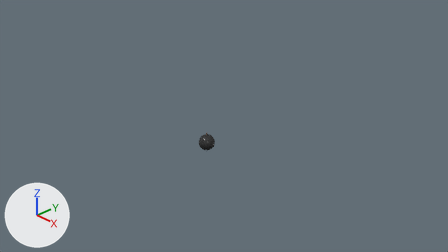
An edit to the Blender file src/bomberman/map/bomb.blend, drawn before and after from the same camera.
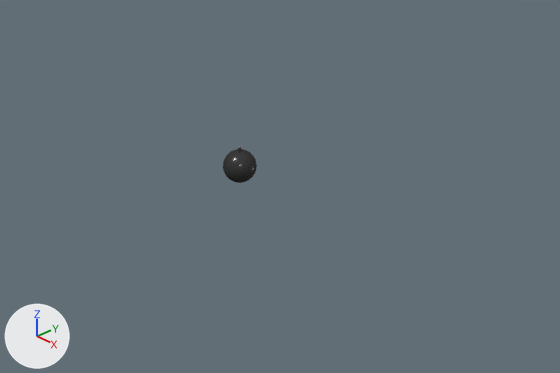
Old and new are each drawn from the file's camera 'Camera' and again close up on the part from 21% to 80% of the width and 25% to 96% of the height. Lighting does not change. The marker at lower left points along +X, +Y and +Z.

The older version as bpy lines, for what is in view:
```python
me_circle = bpy.data.meshes.new('Circle')
me_circle.from_pydata(...)  # 1650 vertices, 1550 faces; spans x -1.5..1.0, y -0.99..1.0, z -1.0..1.0
me_circle.polygons.foreach_set('use_smooth', [True] * 1550)
# faces by material slot: [1100, 450]
me_circle.materials.append(mat_body)
me_circle.materials.append(mat_material_002)  # beige #e2a37d
ob_bomb = bpy.data.objects.new('bomb', me_circle)
ob_bomb.location = (0.0, 0.0, 0.0)
ob_bomb.rotation_euler = (0.0, 1.571, 0.0)  # degrees (0, 90, 0)
ob_bomb.scale = (0.185, 0.185, 0.185)
```
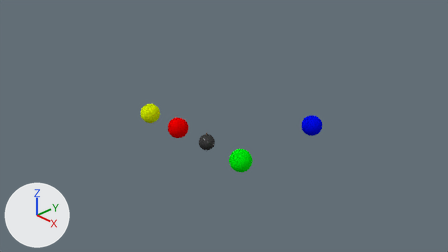
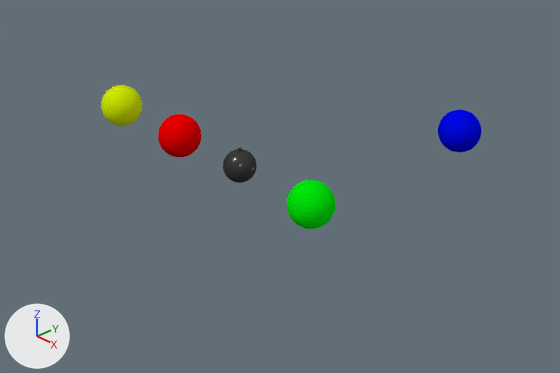
Where the change shows, as pixel boxes [x1, y1, x2, y2] in the close-ups (560 x 373 px):
'bomb1', added (green): after [287, 180, 336, 229]
'bomb2', added (red): after [158, 114, 201, 157]
'bomb4', added (blue): after [438, 110, 481, 152]
'bomb3', added (yellow): after [101, 85, 142, 126]

Diff of the bpy script that builds the scene:
```diff
--- a/src/bomberman/map/bomb.blend.py
+++ b/src/bomberman/map/bomb.blend.py
@@ mat_material_004 @@
+mat_material_004 = diffuse_material('Material.004')
+mat_material_004.base_color = (0.0, 0.00271, 0.8)  # blue #0009e7
@@ mat_material_003 @@
+mat_material_003 = diffuse_material('Material.003')
+mat_material_003.base_color = (0.625, 0.8, 0.0)  # yellow #cfe700
@@ mat_material_001 @@
+mat_material_001 = diffuse_material('Material.001')
+mat_material_001.base_color = (0.8, 0.0, 0.0)  # red #e70000
@@ mat_material @@
+mat_material = diffuse_material('Material')
+mat_material.base_color = (0.0, 0.8, 0.00365)  # green #00e70c
@@ me_sphere_003 @@
+me_sphere_003.from_pydata(...)  # a UV sphere (32 segments, 16 rings, poles along z) spanning x -1.0..1.0, y -1.0..1.0, z -1.0..1.0
+me_sphere_003.materials.append(mat_material_004)  # blue #0009e7
@@ me_sphere_002 @@
+me_sphere_002.from_pydata(...)  # a UV sphere (32 segments, 16 rings, poles along z) spanning x -1.0..1.0, y -1.0..1.0, z -1.0..1.0
+me_sphere_002.materials.append(mat_material_003)  # yellow #cfe700
@@ me_sphere_001 @@
+me_sphere_001.from_pydata(...)  # a UV sphere (32 segments, 16 rings, poles along z) spanning x -1.0..1.0, y -1.0..1.0, z -1.0..1.0
+me_sphere_001.materials.append(mat_material_001)  # red #e70000
@@ me_sphere @@
+me_sphere.from_pydata(...)  # a UV sphere (32 segments, 16 rings, poles along z) spanning x -1.0..1.0, y -1.0..1.0, z -1.0..1.0
+me_sphere.materials.append(mat_material)  # green #00e70c
@@ ob_bomb4 @@
+ob_bomb4 = bpy.data.objects.new('bomb4', me_sphere_003)
+ob_bomb4.location = (1.159, 2.395, 0.03)
+ob_bomb4.scale = (0.25, 0.25, 0.25)
@@ ob_bomb3 @@
+ob_bomb3 = bpy.data.objects.new('bomb3', me_sphere_002)
+ob_bomb3.location = (-2.122, -0.056, 0.03)
+ob_bomb3.scale = (0.25, 0.25, 0.25)
@@ ob_bomb2 @@
+ob_bomb2 = bpy.data.objects.new('bomb2', me_sphere_001)
+ob_bomb2.location = (-0.982, -0.056, 0.03)
+ob_bomb2.scale = (0.25, 0.25, 0.25)
@@ ob_bomb1 @@
+ob_bomb1 = bpy.data.objects.new('bomb1', me_sphere)
+ob_bomb1.location = (1.159, -0.056, 0.03)
+ob_bomb1.scale = (0.25, 0.25, 0.25)
```
